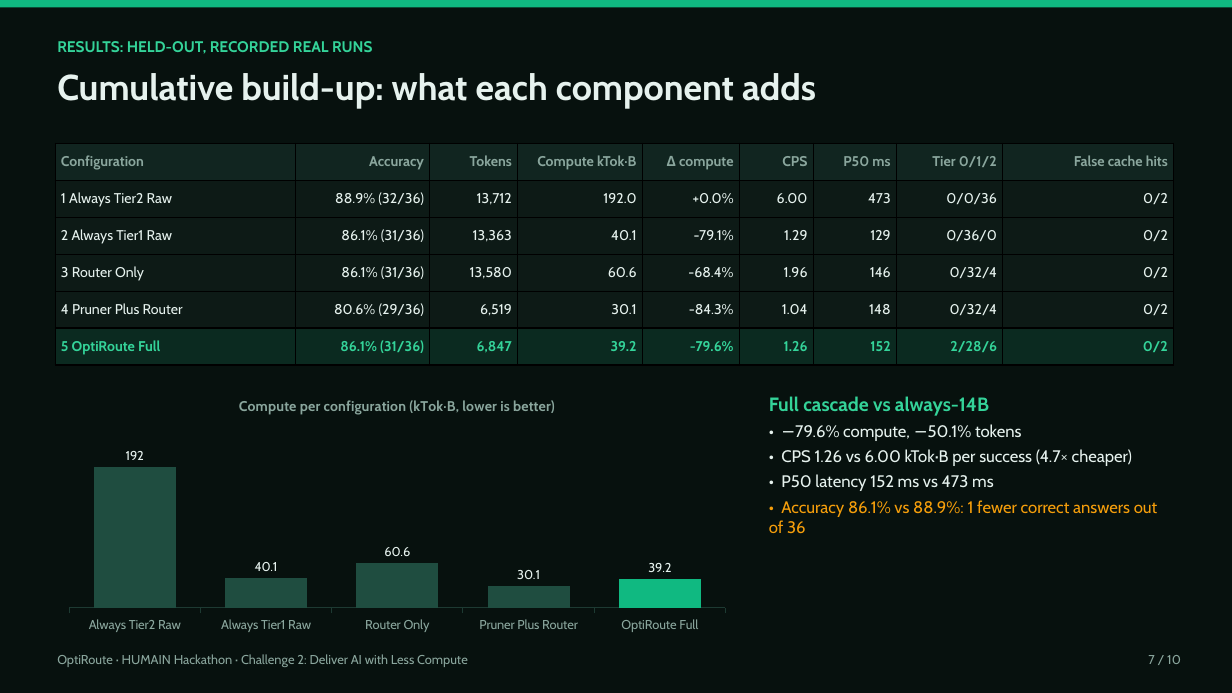
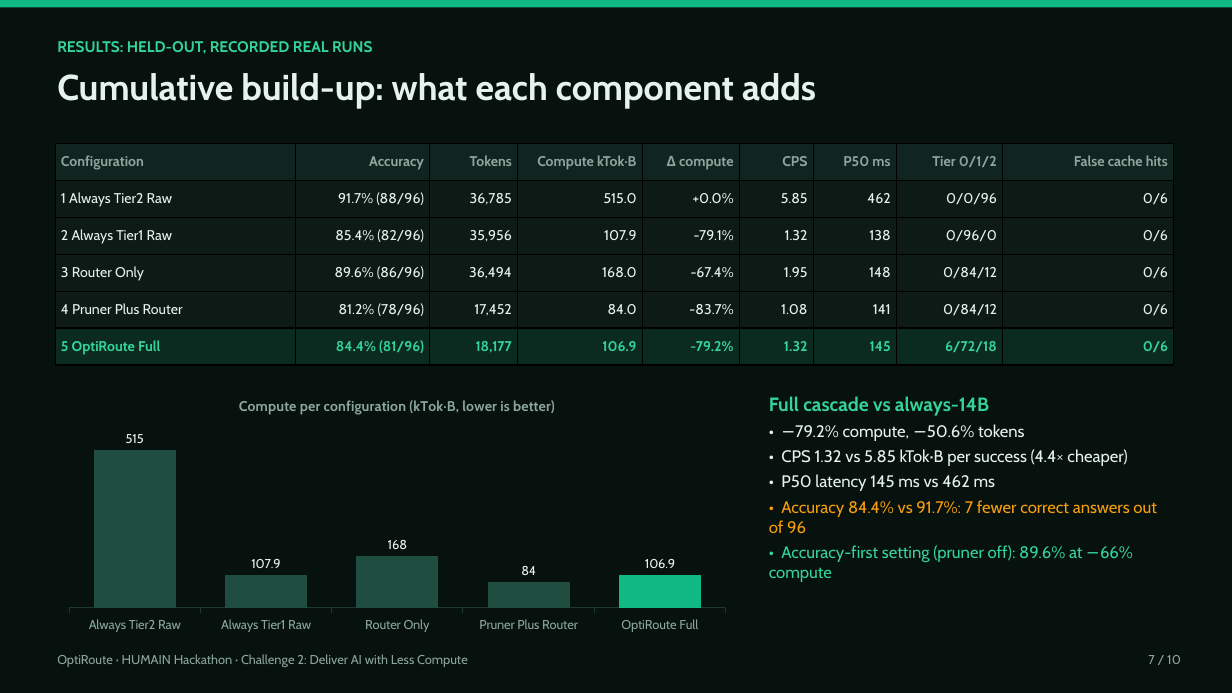
Before and after one commit to nawafalduaij/optiroute, a slide deck: slide 7 of deliverables/OptiRoute_Presentation.pptx. Drawn at 1232x693 pixels with LibreOffice and Linux fonts; fonts in the diff are those of the drawing. Boxes give left, top, right and bottom in pixels: in the first picture for what was removed or moved away, otherwise in the second. Text is boxed around its words. In the diff, an @@ line names an element or a change of style, - is before the commit and + after.

```diff
--- a/deliverables/OptiRoute_Presentation.pptx
+++ b/deliverables/OptiRoute_Presentation.pptx
@@ table at (55,143,1174,365) @@
-row 2: 1 Always Tier2 Raw | 88.9% (32/36) | 13,712 | 192.0 | +0.0% | 6.00 | 473 | 0/0/36 | 0/2
+row 2: 1 Always Tier2 Raw | 91.7% (88/96) | 36,785 | 515.0 | +0.0% | 5.85 | 462 | 0/0/96 | 0/6
-row 3: 2 Always Tier1 Raw | 86.1% (31/36) | 13,363 | 40.1 | -79.1% | 1.29 | 129 | 0/36/0 | 0/2
+row 3: 2 Always Tier1 Raw | 85.4% (82/96) | 35,956 | 107.9 | -79.1% | 1.32 | 138 | 0/96/0 | 0/6
-row 4: 3 Router Only | 86.1% (31/36) | 13,580 | 60.6 | -68.4% | 1.96 | 146 | 0/32/4 | 0/2
+row 4: 3 Router Only | 89.6% (86/96) | 36,494 | 168.0 | -67.4% | 1.95 | 148 | 0/84/12 | 0/6
-row 5: 4 Pruner Plus Router | 80.6% (29/36) | 6,519 | 30.1 | -84.3% | 1.04 | 148 | 0/32/4 | 0/2
+row 5: 4 Pruner Plus Router | 81.2% (78/96) | 17,452 | 84.0 | -83.7% | 1.08 | 141 | 0/84/12 | 0/6
-row 6: 5 OptiRoute Full | 86.1% (31/36) | 6,847 | 39.2 | -79.6% | 1.26 | 152 | 2/28/6 | 0/2
+row 6: 5 OptiRoute Full | 84.4% (81/96) | 18,177 | 106.9 | -79.2% | 1.32 | 145 | 6/72/18 | 0/6
@@ column chart at (55,384,739,638) @@
-Series 1: 192, 40.1, 60.6, 30.1, 39.2
+Series 1: 515, 107.9, 168, 84, 106.9
@@ text at (769,424,1156,582): text changed @@
-• −79.6% compute, −50.1% tokens
-• CPS 1.26 vs 6.00 kTok·B per success (4.7× cheaper)
-• P50 latency 152 ms vs 473 ms
-• Accuracy 86.1% vs 88.9%: 1 fewer correct answers out of 36
+• −79.2% compute, −50.6% tokens
+• CPS 1.32 vs 5.85 kTok·B per success (4.4× cheaper)
+• P50 latency 145 ms vs 462 ms
+• Accuracy 84.4% vs 91.7%: 7 fewer correct answers out of 96
+• Accuracy-first setting (pruner off): 89.6% at −66% compute
```
Also in this commit, not shown: 8 other slides changed, 22 other files.
